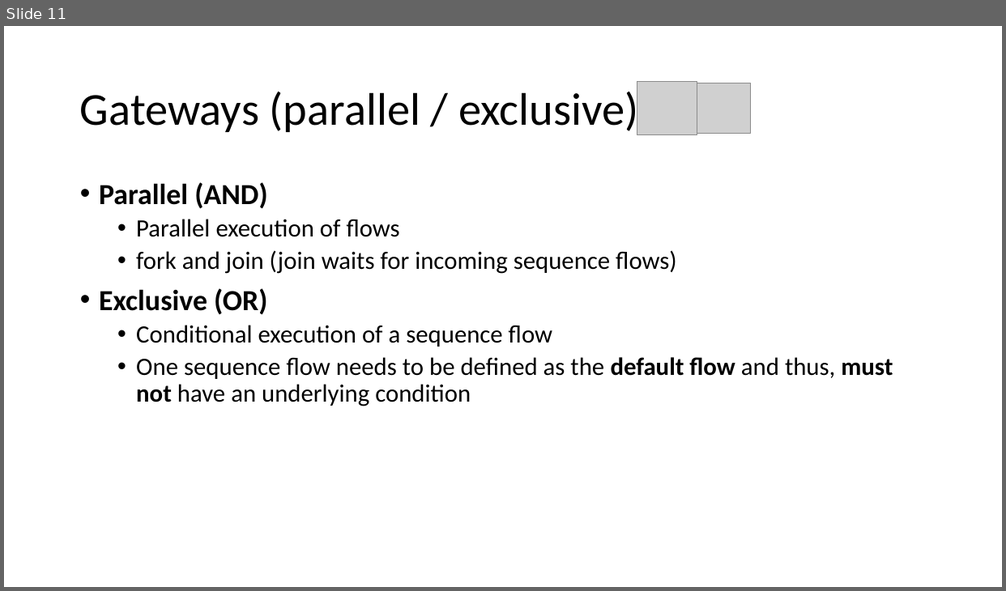
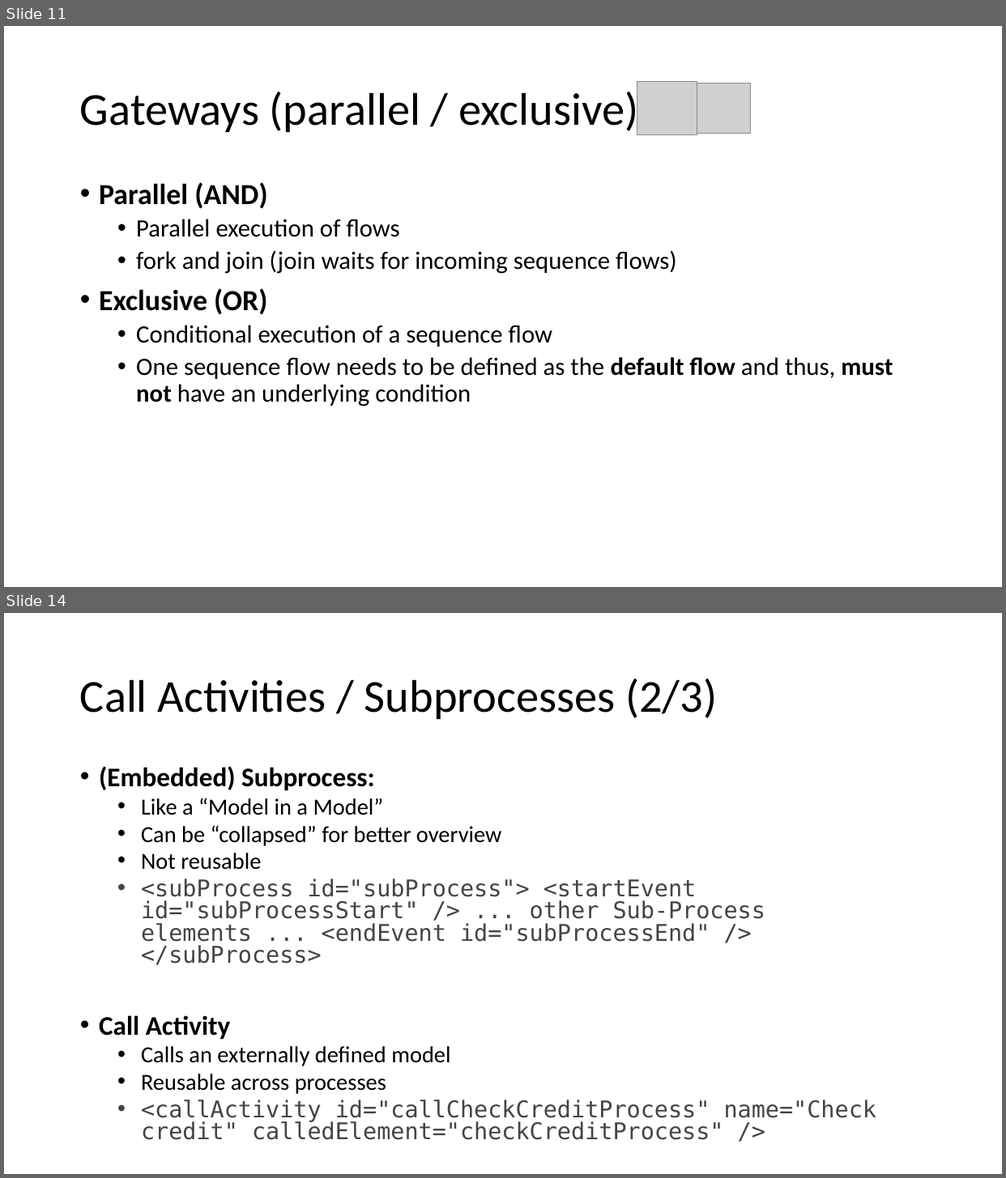
Before and after one commit to nkilchenmann/niks-flowable-demo, a slide deck: flowable-demo/src/main/resources/devsupport/Flowable_Demo.pptx. Shown one above the other, each under a label of ours: slide 11 before the commit, slides 11 and 14 after it; the slides between them are not shown. The pictures are 1006x591 and 1006x1178 pixels, drawn with LibreOffice and Linux fonts; fonts in the diff are those of the drawing; grey boxes stand for pictures. Boxes give left, top, right and bottom in pixels: in the first picture for what was removed or moved away, otherwise in the second. Text is boxed around its words. In the diff, an @@ line names an element or a change of style, - is before the commit and + after.

```diff
--- a/flowable-demo/src/main/resources/devsupport/Flowable_Demo.pptx
+++ b/flowable-demo/src/main/resources/devsupport/Flowable_Demo.pptx
@@ slide 14 added at (4, 613, 1002, 1174), background #FFFFFF @@
@@ title added at (80, 679, 717, 719), 44 pt, text #000000 @@
+Call Activities / Subprocesses (2/3)
@@ text added at (99, 766, 876, 1122), 22.2 pt, text #444444 @@
+• (Embedded) Subprocess:
+  • Like a “Model in a Model”
+  • Can be “collapsed” for better overview
+  • Not reusable
+  • <subProcess id="subProcess"> <startEvent id="subProcessStart" /> ... other Sub-Process elements ... <endEvent id="subProcessEnd" /> </subProcess>
+• Call Activity
+  • Calls an externally defined model
+  • Reusable across processes
+  • <callActivity id="callCheckCreditProcess" name="Check credit" calledElement="checkCreditProcess" />
```
Also in this commit, not shown: 4 slides changed, 5 other slides added.
